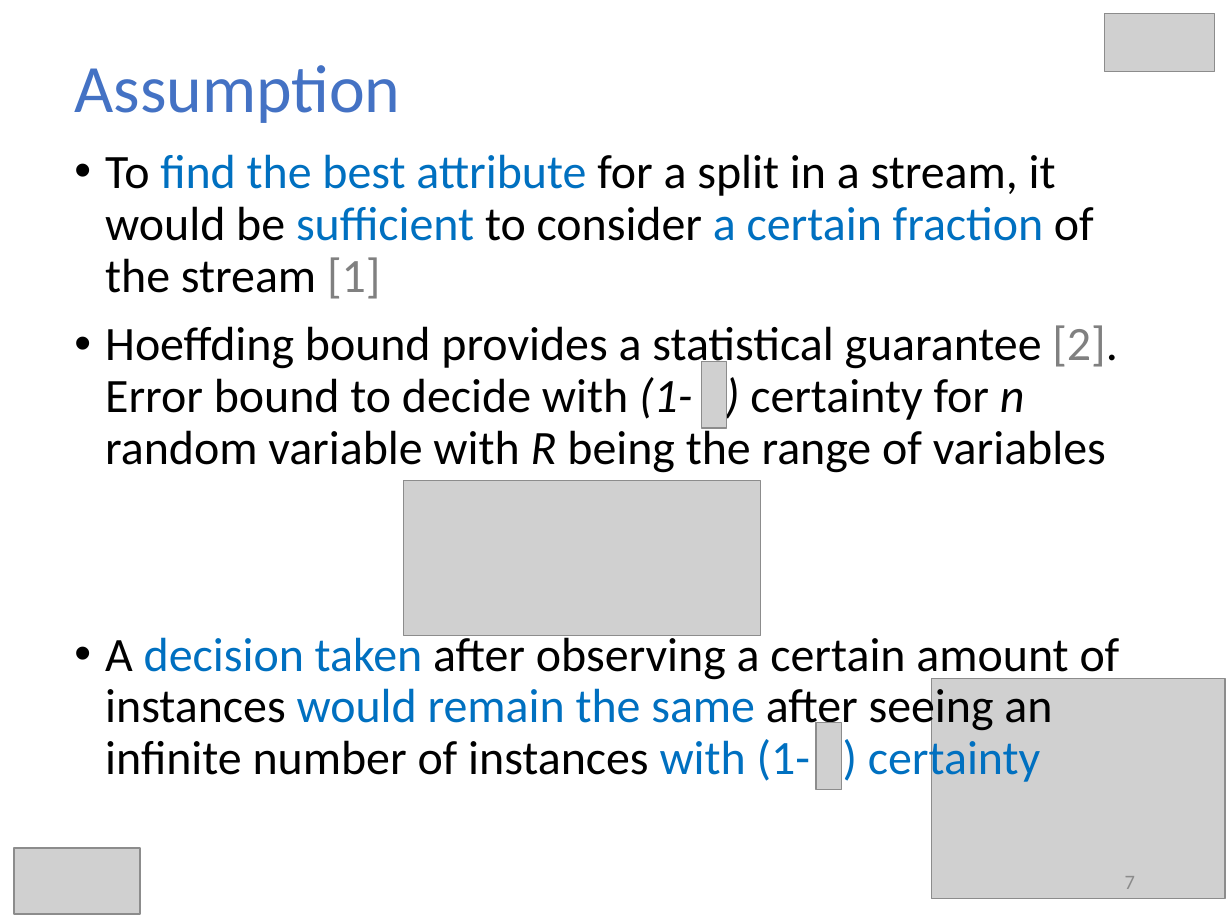
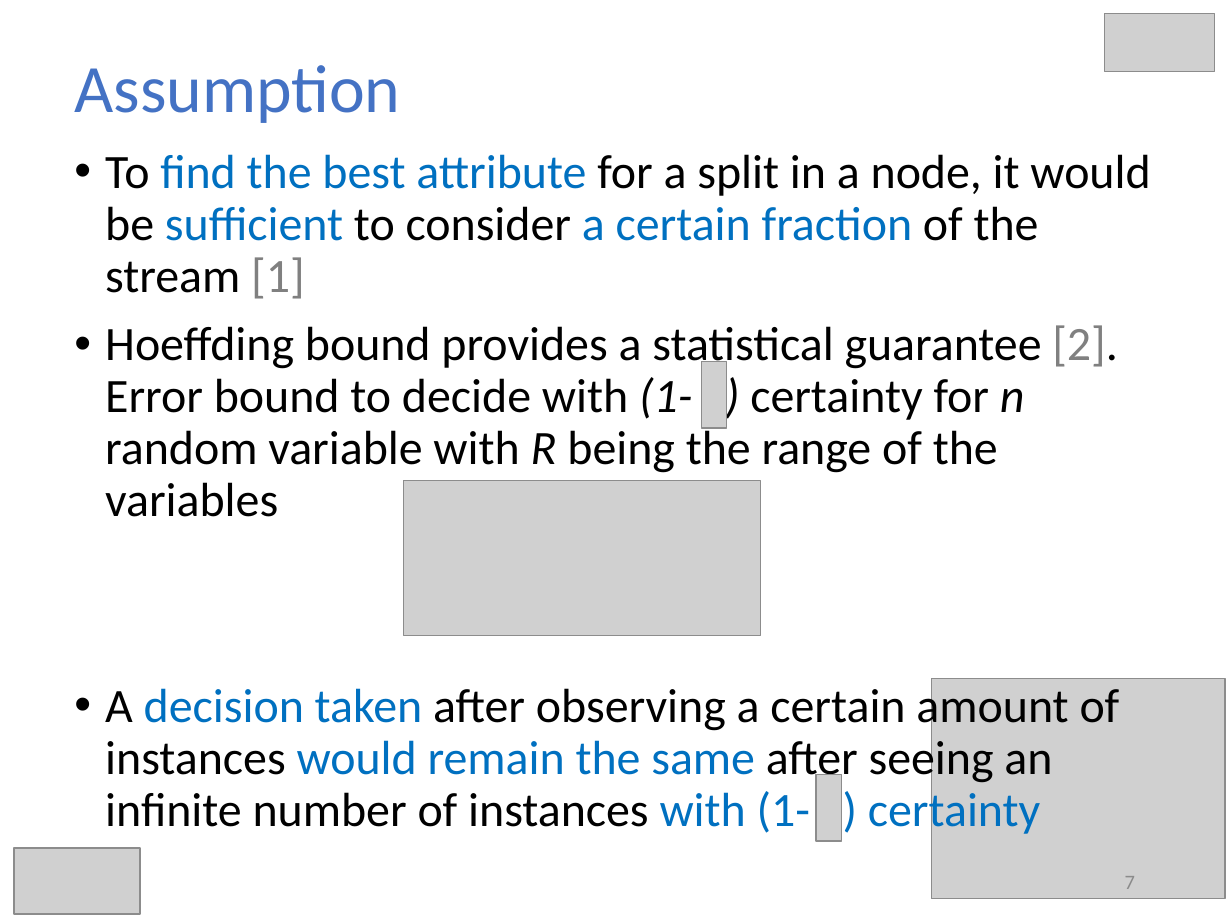
Before and after one commit to hmsgit/minestream, a slide deck: slide 7 of presentation/thesis.pptx. Drawn at 1232x924 pixels with LibreOffice and Linux fonts; fonts in the diff are those of the drawing; grey boxes stand for pictures. Boxes give left, top, right and bottom in pixels: in the first picture for what was removed or moved away, otherwise in the second. Text is boxed around its words. In the diff, an @@ line names an element or a change of style, - is before the commit and + after.

```diff
--- a/presentation/thesis.pptx
+++ b/presentation/thesis.pptx
@@ text at [105,154,1150,517]: text changed @@
-• To find the best attribute for a split in a stream, it would be sufficient to consider a certain fraction of the stream [1]
-• Hoeffding bound provides a statistical guarantee [2]. Error bound to decide with (1- ) certainty for n random variable with R being the range of variables
+• To find the best attribute for a split in a node, it would be sufficient to consider a certain fraction of the stream [1]
+• Hoeffding bound provides a statistical guarantee [2]. Error bound to decide with (1- ) certainty for n random variable with R being the range of the variables
@@ picture: place and size @@
-picture at [816,723,841,790]
+picture at [816,775,841,841]
```
Also in this commit, not shown: 23 other slides changed, 2 slides removed, 9 other files.
